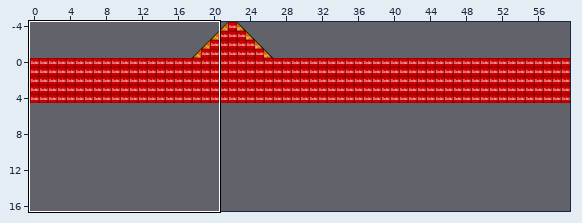
Two versions of a level (Tiled map, data/level1.tmx). Above: a wide view before the commit, with the close-up outlined.
Close-up. First the earlier version:
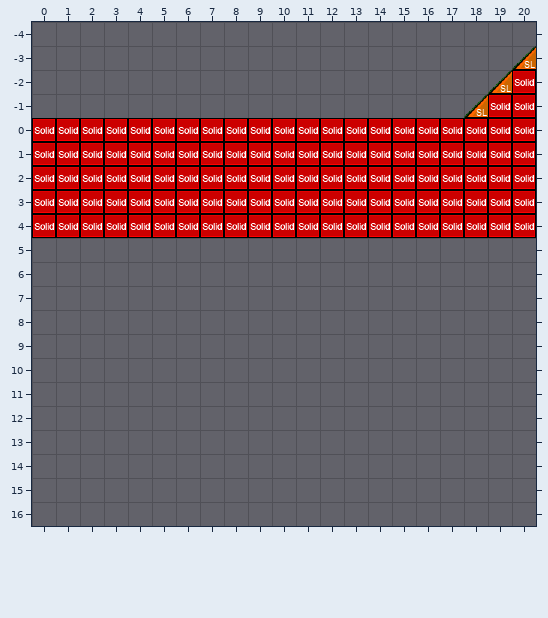
Cells are 32x32 px. Shown: x 0..20, y -4..16. The commit also changed other parts of the map, which this record leaves out. The old version is drawn lined up with the new one.
After:
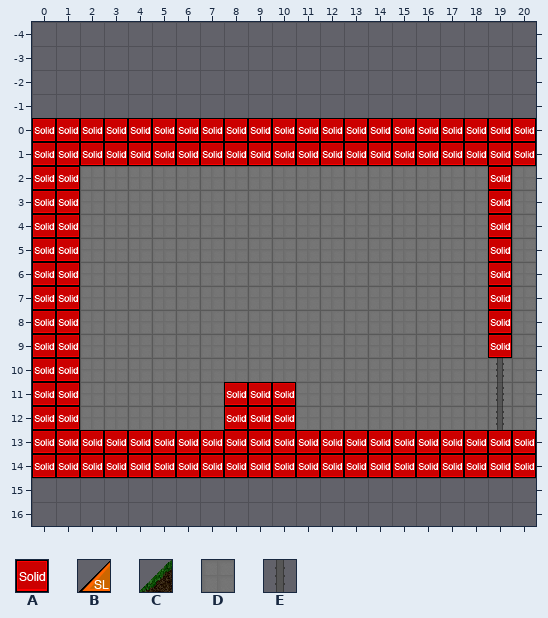
Key: from "meta": A 0 "solid", B 2 "lslope"; from "tiles": C 2, D 5, E 7.
_ is an empty cell.
Difference:
map size 60x28 -> 60x30 cells (old content now starts at 0,-23; both pictures use the new coordinates)
Layer "background":
The edit adds tile D in rows 2 to 9 at x 2 to 18 and 20; in row 10 at x 2 to 20; in rows 11 to 12 at x 2 to 7 and 11 to 20.
Layer "foreground":
The edit adds tile E in rows 10 to 12 at x 19.
The edit erases the tile that lay hidden in row -2 at x 20; in row -1 at x 19 to 20; in rows 2 to 4 at x 2 to 18 and 20.
The edit erases tile C in row -3 at x 20; in row -2 at x 19; in row -1 at x 18.
Layer "collision":
The edit adds tile A in rows 5 to 9 at x 0 to 1 and 19; in row 10 at x 0 to 1; in rows 11 to 12 at x 0 to 1 and 8 to 10; in rows 13 to 14 at x 0 to 20.
The edit erases tile A in row -2 at x 20; in row -1 at x 19 to 20; in rows 2 to 4 at x 2 to 18 and 20.
The edit erases tile B in row -3 at x 20; in row -2 at x 19; in row -1 at x 18.
Boxes around the changes in both close-ups, in picture pixels (x1, y1, x2, y2):
removed: (464, 46, 536, 118)
changed: (32, 166, 536, 478)
